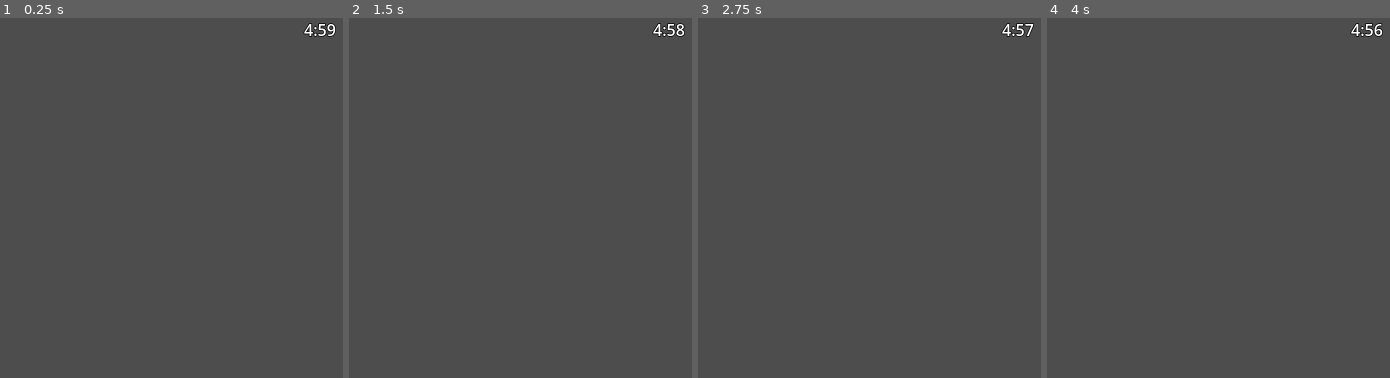
Above: before the commit, frames 1-4 (left to right).
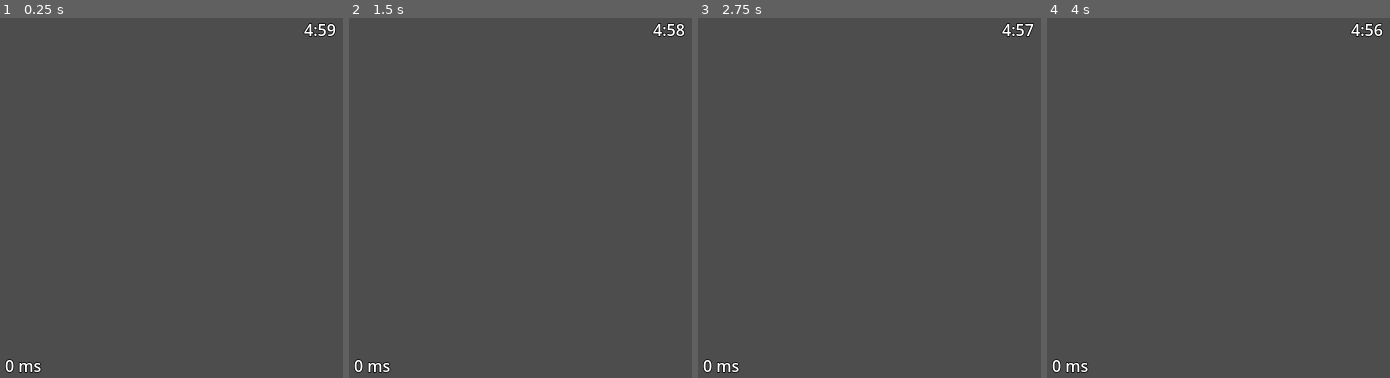
Above: after the commit, the same moments.

Repository: zibetnu/haunting-hijinx
Game: Godot game, scene res://src/level/level.tscn
Two runs of this game, one before a commit and one after it. Both use one fixed random seed, a clock stepped at 60 frames per second and the inputs below. This scene is started directly instead of the project's main scene.
Inputs (mouse positions are in pixels of both pictures, inside the frame that each line leads up to):
- Up to frame 1 (0.25 s): no input
- Up to frame 2 (1.5 s): tap Enter at 0.5 s; move the mouse to (outside the picture) at 0.52 s; press the mouse at (outside the picture) at 0.53 s; hold D (move_right) 0.53-1.28 s; tap Space at 1.25 s; move the mouse to (541, 216) at 1.27 s; release the mouse at (541, 216) at 1.28 s; hold S (move_down) from 1.28 s (still down); right-click (541, 216) at 1.35 s
- Up to frame 3 (2.75 s): tap Enter at 2 s; move the mouse to (outside the picture) at 2.02 s; release S (move_down) at 2.03 s; press the mouse at (outside the picture) at 2.03 s; hold D (move_right) from 2.03 s (still down)
- Up to frame 4 (4 s): tap Space at 2.75 s; move the mouse to (1335, 270) at 2.77 s; release D (move_right) at 2.78 s; release the mouse at (1335, 270) at 2.78 s; hold W (move_up) 2.78-3.53 s; right-click (1335, 270) at 2.85 s; tap Enter at 3.5 s; move the mouse to (outside the picture) at 3.52 s; press the mouse at (outside the picture) at 3.53 s; hold A (move_left) from 3.53 s (still down)

The runs differ from the first frame. In frame 1, 0.2% of the frame differs, in the area x 1-13%, y 94-99%; in frame 2, 0.2%; in frame 3, 0.2%; in frame 4, 0.2%.

Commit message:
Add ping tracking

Diff:
--- a/src/autoload/connection_manager/connection_manager.gd
+++ b/src/autoload/connection_manager/connection_manager.gd
@@ -3,7 +3,10 @@
 
 signal client_created
 signal connection_closed
+signal ping_set(ping: int)
 signal server_created
+
+var ping := 0  # RTT in milliseconds.
 
 @export var dedicated_port := 9999
 
@@ -48,6 +51,21 @@
 	server_created.emit()
 
 
+@rpc("any_peer")
+func get_ping(ticks_usec: int) -> void:
+	if not multiplayer.is_server():
+		return
+
+	var id := multiplayer.get_remote_sender_id()
+	set_ping.rpc_id(id, ticks_usec)
+
+
+@rpc
+func set_ping(ticks_usec: int) -> void:
+	ping = round((Time.get_ticks_usec() - ticks_usec) / 1000.0)
+	ping_set.emit(ping)
+
+
 func _notify_user(message: String) -> void:
 	$AcceptDialog.dialog_text = message
 	$AcceptDialog.popup_centered()
--- a/src/level/level.tscn
+++ b/src/level/level.tscn
@@ -1,9 +1,10 @@
-[gd_scene load_steps=6 format=3 uid="uid://gxh15sde0me5"]
+[gd_scene load_steps=7 format=3 uid="uid://gxh15sde0me5"]
 
 [ext_resource type="Script" path="res://src/level/level.gd" id="1_el04s"]
 [ext_resource type="PackedScene" uid="uid://grxm3658ukjj" path="res://src/battery_spawner/battery_spawner.tscn" id="2_00csm"]
 [ext_resource type="PackedScene" uid="uid://chog7qk0d8wy7" path="res://src/timer_label/timer_label.tscn" id="2_tx202"]
 [ext_resource type="PackedScene" uid="uid://7wne64wo1epb" path="res://src/counting_spawner/counting_spawner.tscn" id="3_xxci0"]
+[ext_resource type="PackedScene" uid="uid://ojjy8keargbf" path="res://src/ping_label/ping_label.tscn" id="5_ijd43"]
 
 [sub_resource type="SceneReplicationConfig" id="SceneReplicationConfig_63iby"]
 properties/0/path = NodePath("CanvasLayer/EndLabel:text")
@@ -78,4 +79,13 @@
 horizontal_alignment = 1
 timer = NodePath("../../MatchTimer")
 
+[node name="PingLabel" parent="CanvasLayer" instance=ExtResource("5_ijd43")]
+offset_left = 5.0
+offset_top = 336.0
+offset_right = 42.0
+offset_bottom = 362.0
+theme_override_colors/font_outline_color = Color(0, 0, 0, 1)
+theme_override_constants/outline_size = 3
+text = "0 ms"
+
 [connection signal="timeout" from="MatchTimer" to="." method="_on_match_timer_timeout"]
--- /dev/null
+++ b/src/ping_label/ping_label.gd
@@ -0,0 +1,16 @@
+extends Label
+
+
+func _ready() -> void:
+	ConnectionManager.ping_set.connect(_on_ping_set)
+
+
+func _on_ping_set(ping: int) -> void:
+	text = "%s ms" % ping
+
+
+func _on_timer_timeout() -> void:
+	if multiplayer.is_server():
+		return
+
+	ConnectionManager.get_ping.rpc_id(1, Time.get_ticks_usec())
--- /dev/null
+++ b/src/ping_label/ping_label.tscn
@@ -0,0 +1,12 @@
+[gd_scene load_steps=2 format=3 uid="uid://ojjy8keargbf"]
+
+[ext_resource type="Script" path="res://src/ping_label/ping_label.gd" id="1_w831e"]
+
+[node name="PingLabel" type="Label"]
+text = "0"
+script = ExtResource("1_w831e")
+
+[node name="Timer" type="Timer" parent="."]
+autostart = true
+
+[connection signal="timeout" from="Timer" to="." method="_on_timer_timeout"]
